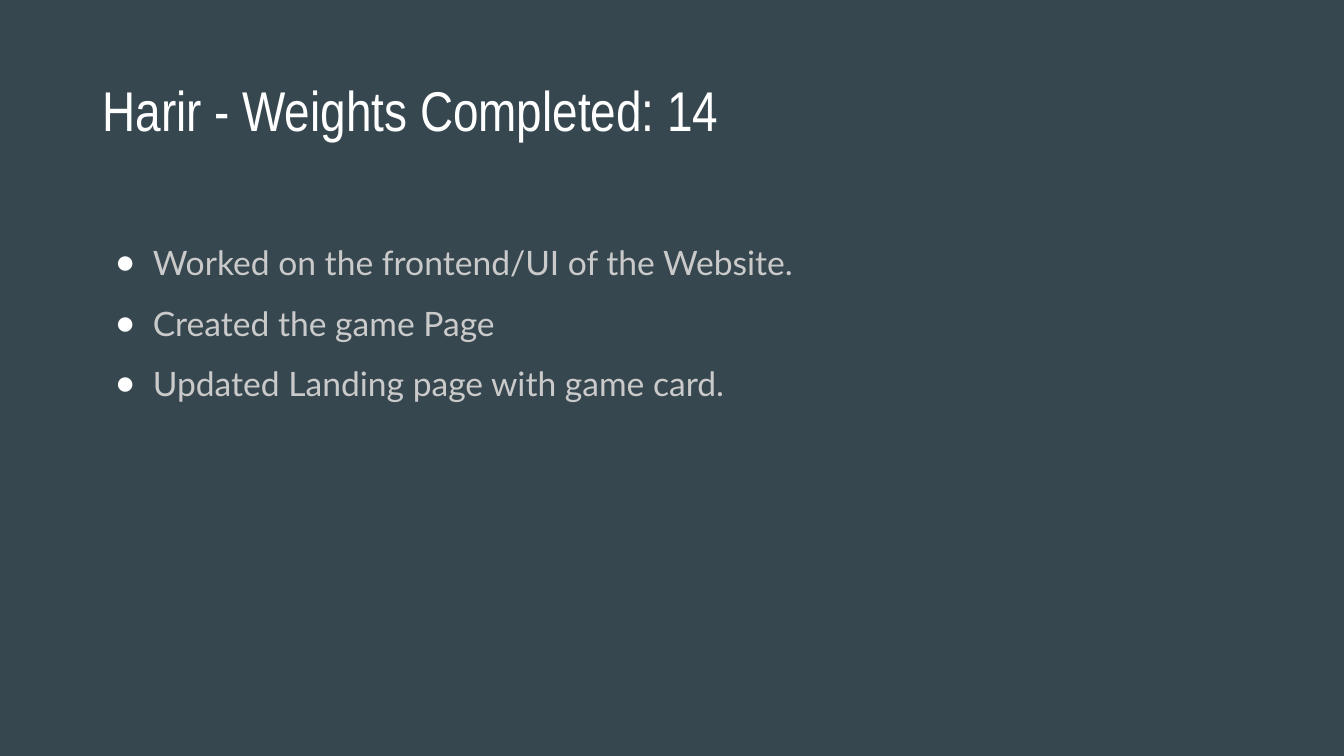
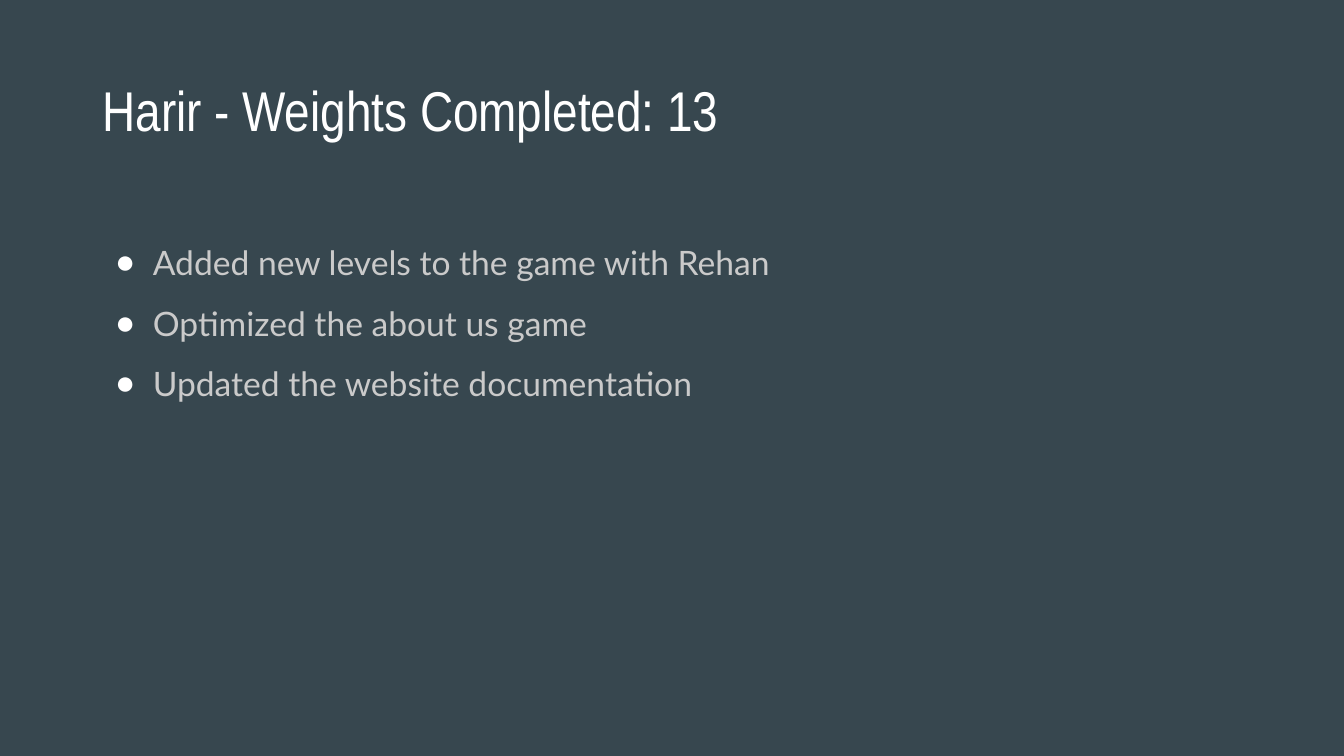
Before and after one commit to rehan-code/Game-Library-Web-App, a slide deck: slide 4 of CIS4250_Retrospective.pptx (slide 8 before the commit). Drawn at 1344x756 pixels with LibreOffice and Linux fonts; fonts in the diff are those of the drawing. Boxes give left, top, right and bottom in pixels: in the first picture for what was removed or moved away, otherwise in the second. Text is boxed around its words. In the diff, an @@ line names an element or a change of style, - is before the commit and + after.

```diff
--- a/CIS4250_Retrospective.pptx
+++ b/CIS4250_Retrospective.pptx
@@ title at [102, 90, 718, 141]: text changed @@
-Harir - Weights Completed: 14
+Harir - Weights Completed: 13
@@ text at [153, 250, 770, 402]: text changed @@
-● Worked on the frontend/UI of the Website.
-● Created the game Page
-● Updated Landing page with game card.
+● Added new levels to the game with Rehan
+● Optimized the about us game
+● Updated the website documentation
```
Also in this commit, not shown: 10 other slides changed, 1 slide added, 1 slide removed.
